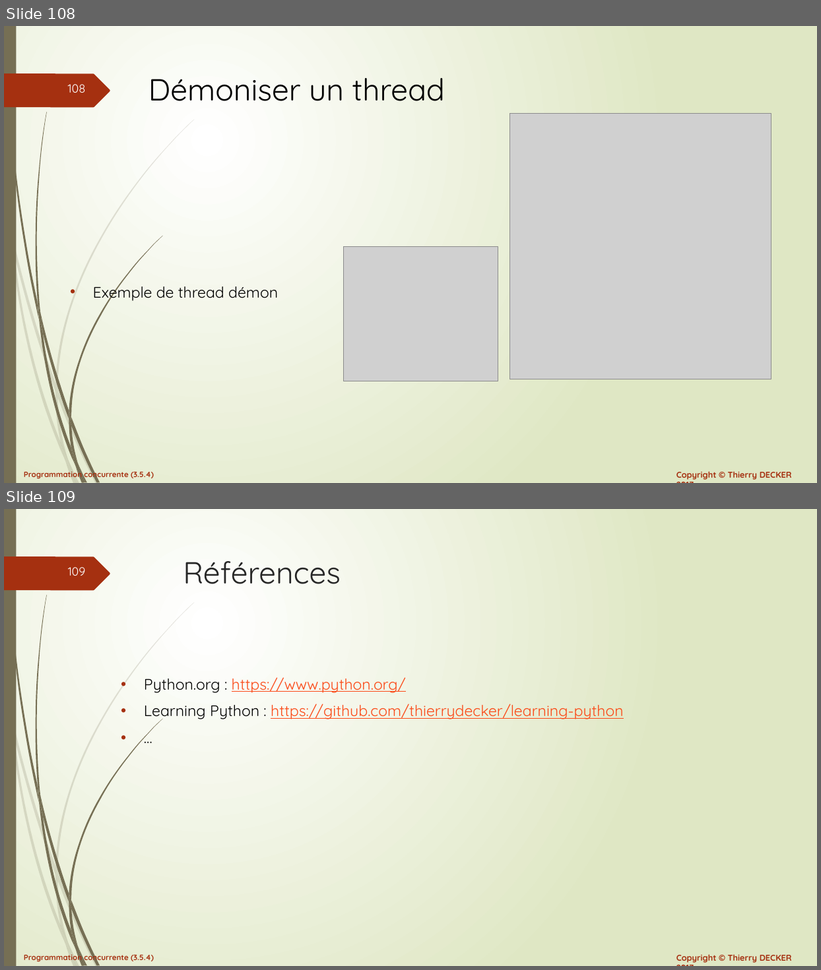
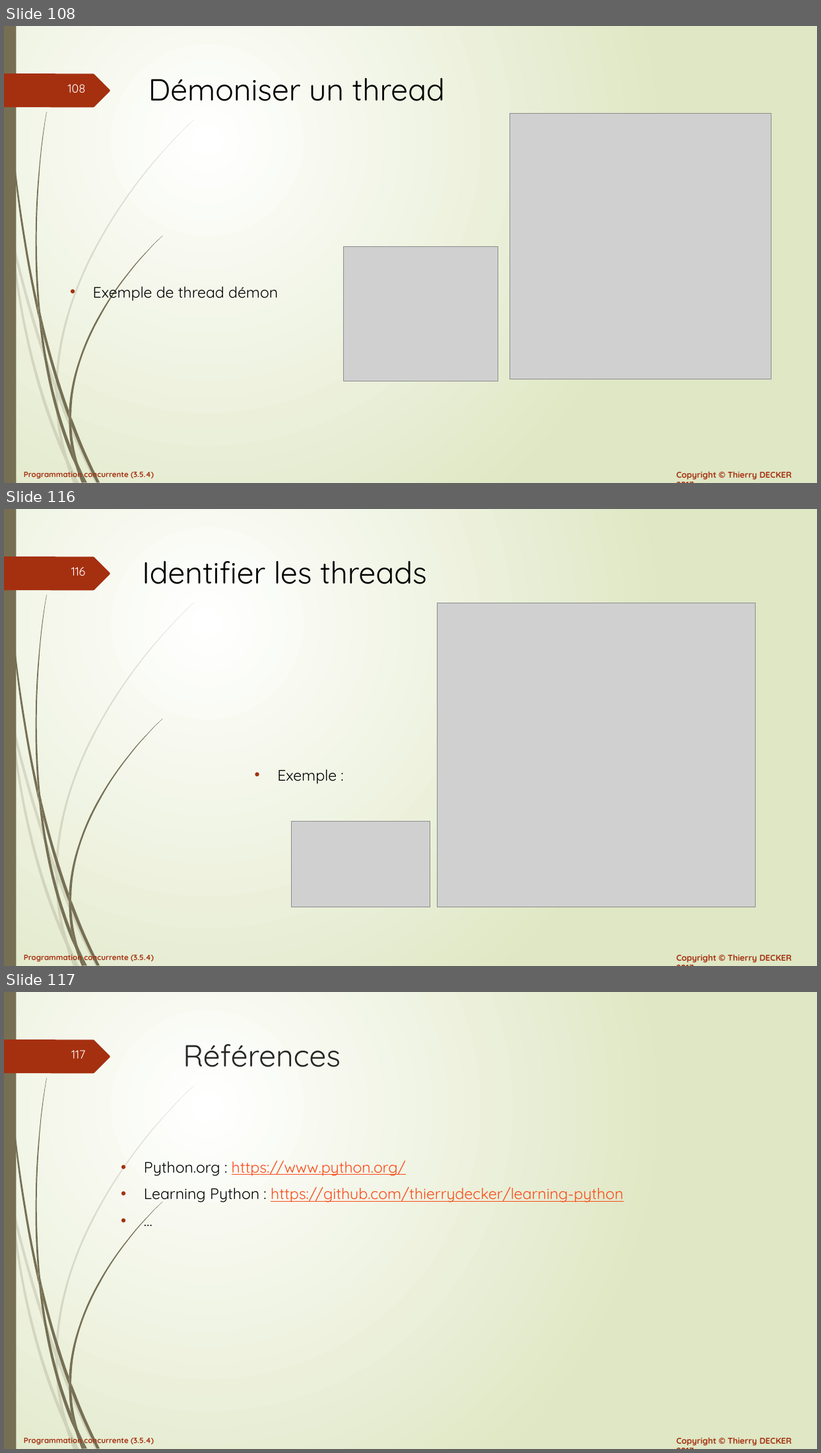
Before and after one commit to VikmanTheRacoon/learning-python, a slide deck: documentations/python-103.pptx. Shown one above the other, each under a label of ours: slides 108 and 109 before the commit, slides 108, 116 and 117 after it; the slides between them are not shown. The pictures are 821x970 and 821x1453 pixels, drawn with LibreOffice and Linux fonts; fonts in the diff are those of the drawing; grey boxes stand for pictures. Boxes give left, top, right and bottom in pixels: in the first picture for what was removed or moved away, otherwise in the second. Text is boxed around its words. In the diff, an @@ line names an element or a change of style, - is before the commit and + after.

```diff
--- a/documentations/python-103.pptx
+++ b/documentations/python-103.pptx
@@ slide 116 added at (4,509,817,966), background gradient #FFFFFF to #DFE8C4; not listed: 27 template elements that a slide beside it also shows @@
@@ title added at (142,561,427,584), 36 pt, text #000000 @@
+Identifier les threads
@@ picture added at (437,603,755,908) @@
@@ text added at (277,770,337,784), 18 pt, text #000000 @@
+• Exemple :
@@ picture added at (291,821,430,908) @@
@@ what was slide 109 is now slide 117 @@
@@ page number at (71,1050,85,1059): text changed @@
-109
+117
```
Also in this commit, not shown: 7 other slides added, 1 other file.
